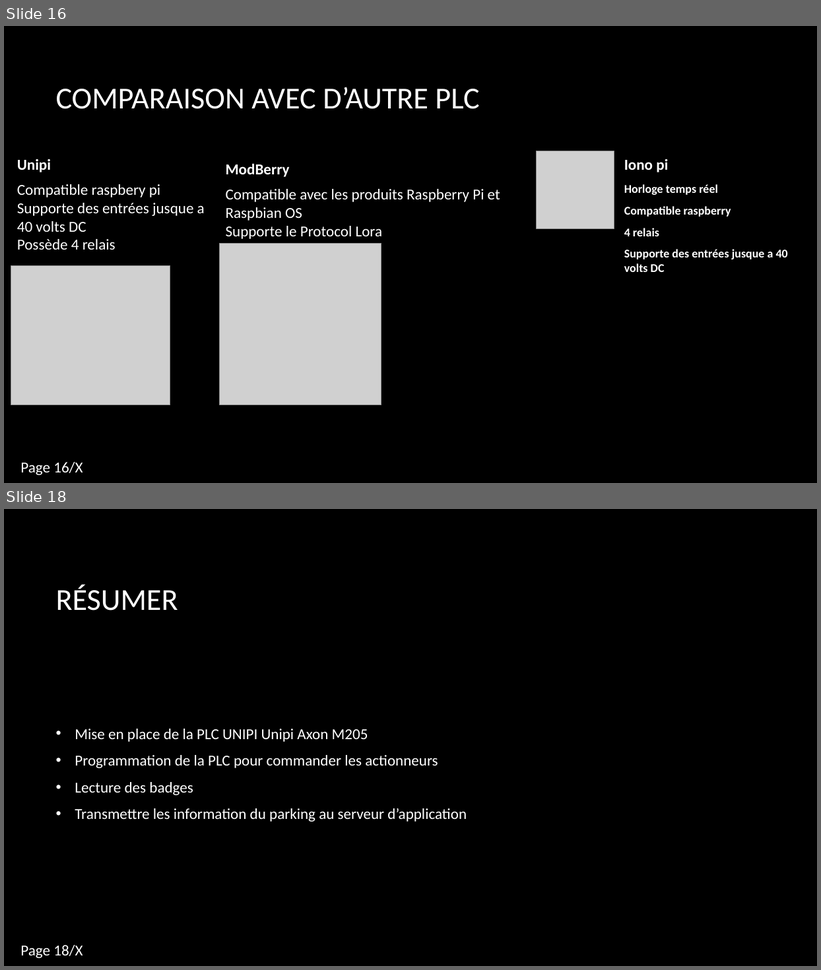
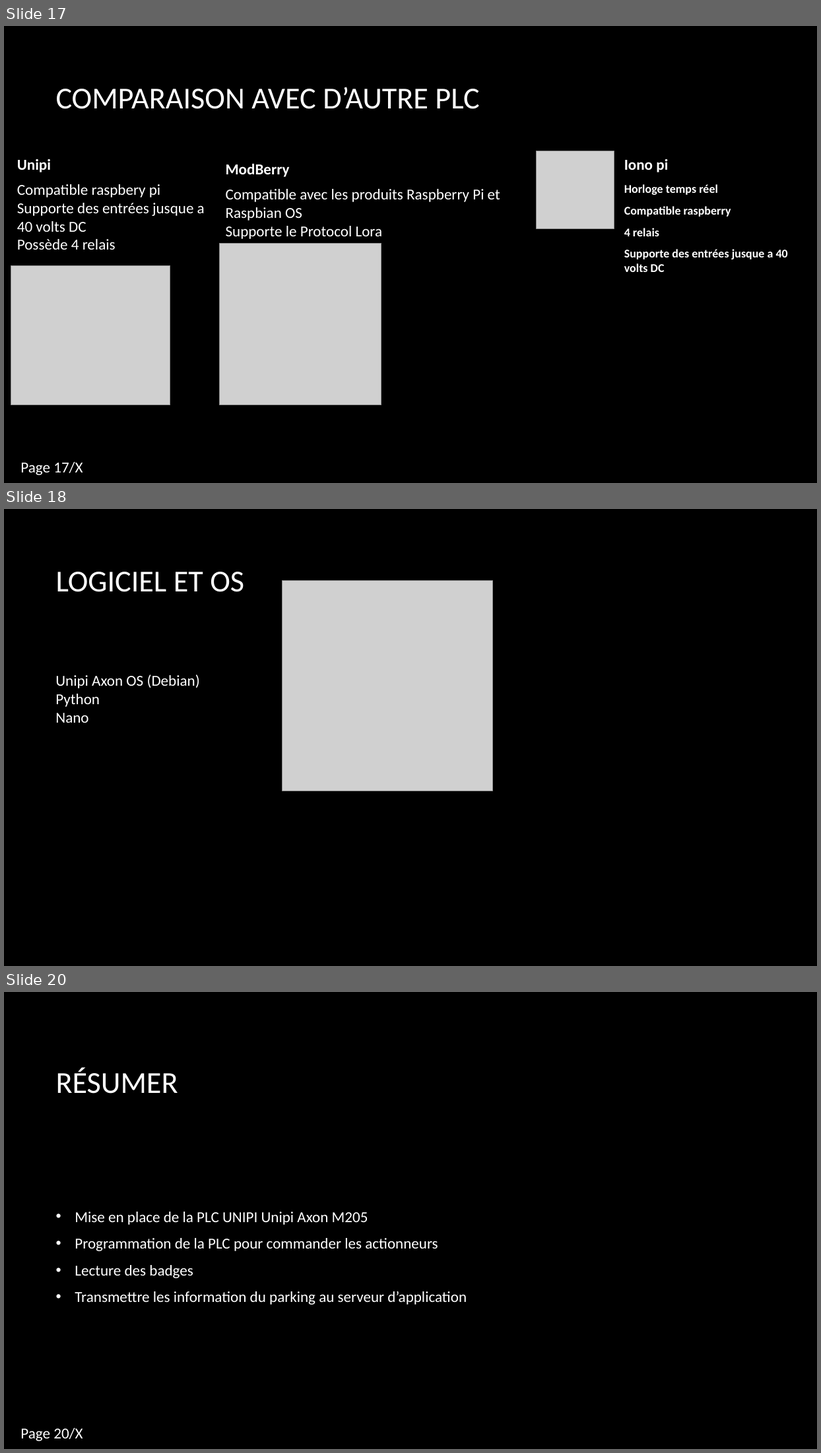
Before and after one commit to camillelahaut/SFL1-Parking-, a slide deck: Commun/Membres/Willy/Présentation revu de projet 2.pptx. Shown one above the other, each under a label of ours: slides 16 and 18 before the commit, slides 17, 18 and 20 after it; the slides between them are not shown. The pictures are 821x970 and 821x1453 pixels, drawn with LibreOffice and Linux fonts; fonts in the diff are those of the drawing; grey boxes stand for pictures; background and template pictures are left out. Boxes give left, top, right and bottom in pixels: in the first picture for what was removed or moved away, otherwise in the second. Text is boxed around its words. In the diff, an @@ line names an element or a change of style, - is before the commit and + after.

```diff
--- a/Commun/Membres/Willy/Présentation revu de projet 2.pptx
+++ b/Commun/Membres/Willy/Présentation revu de projet 2.pptx
@@ slide 18 added at (4,509,817,966), background picture (left out) @@
@@ title added at (56,572,244,592), 36 pt, text #FFFFFF @@
+LOGICIEL ET OS
@@ picture added at (283,581,493,791) @@
@@ text added at (55,675,200,723), 18 pt, text #FFFFFF @@
+Unipi Axon OS (Debian)
+Python
+Nano
@@ what was slide 16 is now slide 17 @@
@@ page number at (20,462,83,475): text changed @@
-Page 16/X
+Page 17/X
@@ what was slide 18 is now slide 20 @@
@@ page number at (20,1428,83,1441): text changed @@
-Page 18/X
+Page 20/X
```
Also in this commit, not shown: 1 slide changed, 2 other slides added, 1 slide removed, 1 other file.
